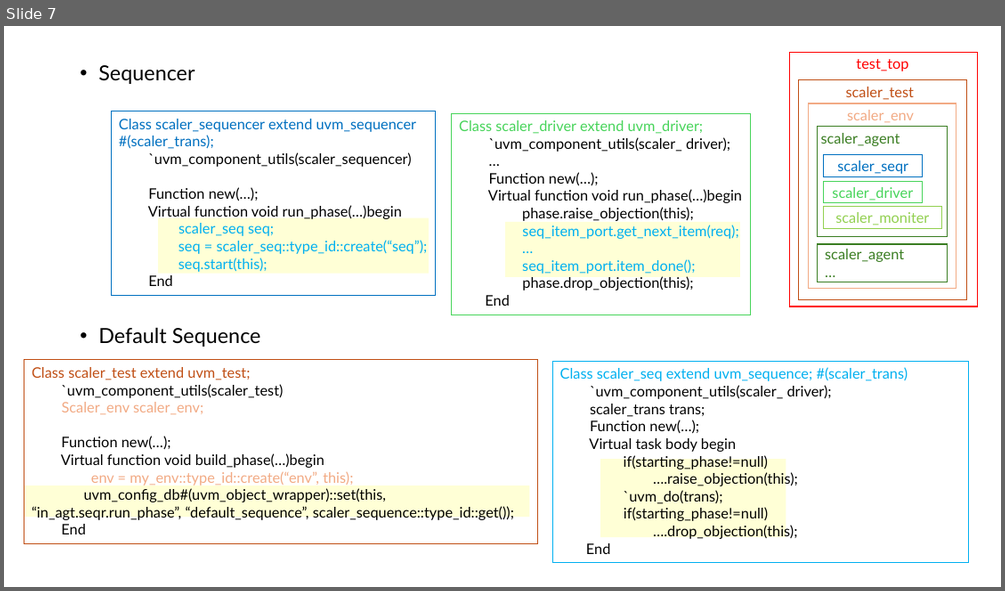
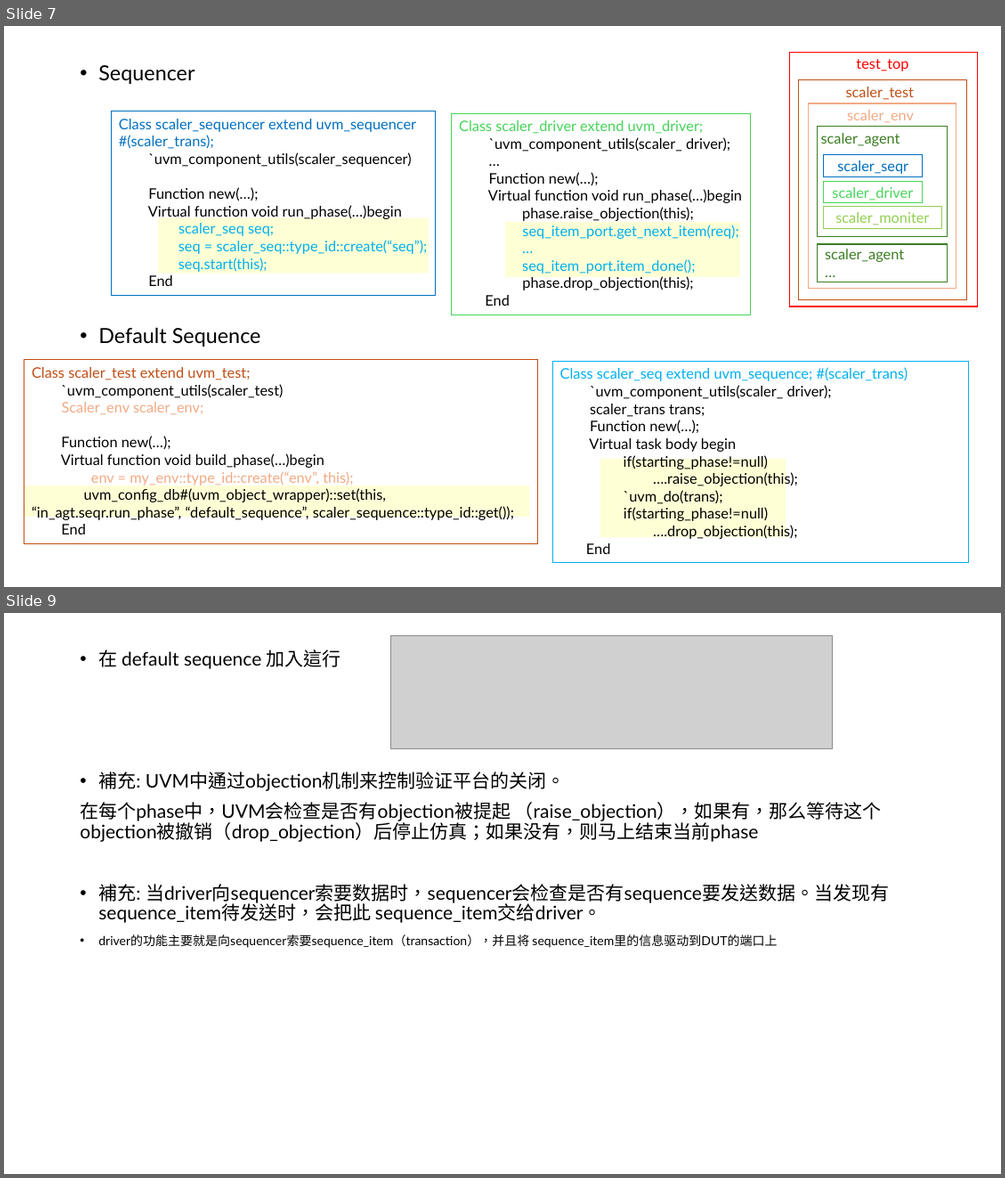
Before and after one commit to KlaudiaZhou/files, a slide deck: 簡報1.pptx. Shown one above the other, each under a label of ours: slide 7 before the commit, slides 7 and 9 after it; the slides between them are not shown. The pictures are 1005x591 and 1005x1178 pixels, drawn with LibreOffice and Linux fonts; fonts in the diff are those of the drawing; grey boxes stand for pictures. Boxes give left, top, right and bottom in pixels: in the first picture for what was removed or moved away, otherwise in the second. Text is boxed around its words. In the diff, an @@ line names an element or a change of style, - is before the commit and + after.

```diff
--- a/簡報1.pptx
+++ b/簡報1.pptx
@@ slide 9 added at (4, 613, 1001, 1174), background #FFFFFF @@
@@ picture added at (391, 636, 833, 749) @@
@@ text added at (80, 649, 889, 948), 18 pt, text #000000 @@
+• 在 default sequence 加入這行
+• 補充: UVM中通过objection机制来控制验证平台的关闭。
+在每个phase中，UVM会检查是否有objection被提起 （raise_objection），如果有，那么等待这个objection被撤销（drop_objection）后停止仿真；如果没有，则马上结束当前phase
+• 補充: 当driver向sequencer索要数据时，sequencer会检查是否有sequence要发送数据。当发现有sequence_item待发送时，会把此 sequence_item交给driver。
+• driver的功能主要就是向sequencer索要sequence_item（transaction），并且将 sequence_item里的信息驱动到DUT的端口上
```
Also in this commit, not shown: 1 slide changed, 6 other slides added.
